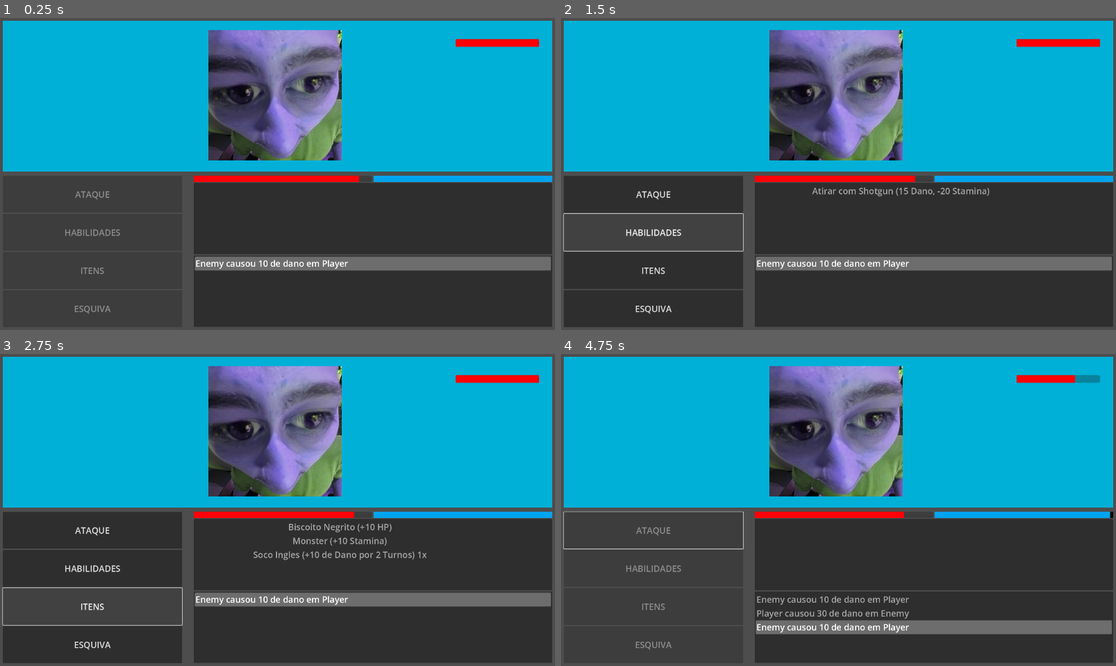
Above: before the commit, frames 1-4 (two rows, left to right).
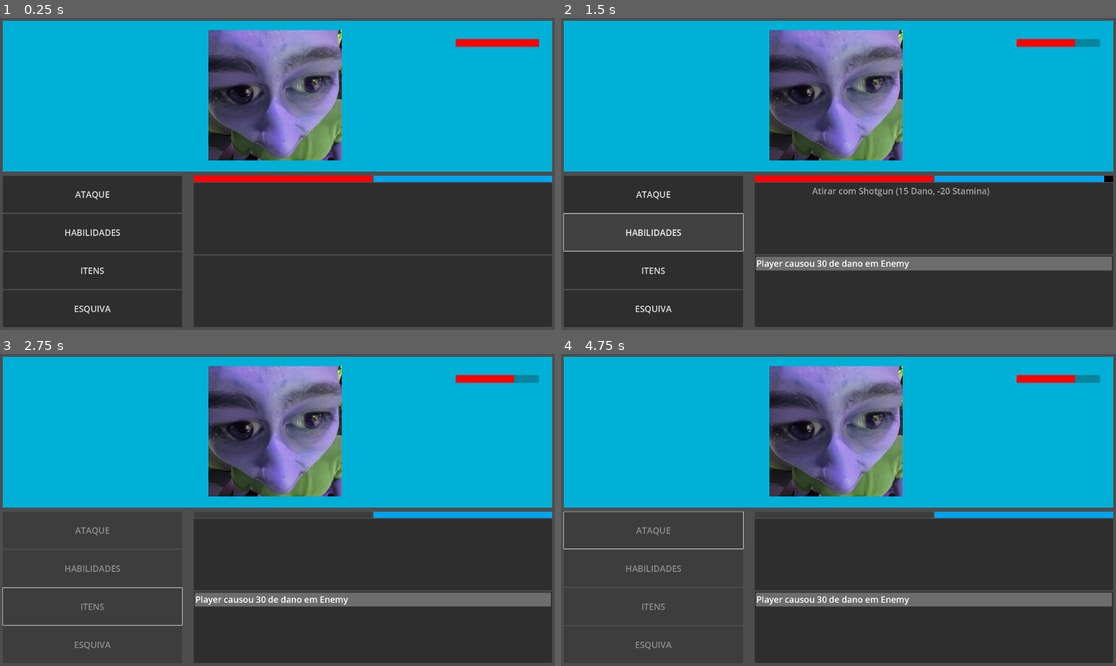
Above: after the commit, the same moments.

Repository: victor-inacio/Prototype-Macro-02
Game: Godot game, scene res://UI.tscn
The game is run twice, just before and just after one commit, with the same random seed, the same clock (stepped at 60 frames per second) and the same inputs.
Inputs (mouse positions are in pixels of both pictures, inside the frame that each line leads up to):
- Up to frame 1 (0.25 s): no input
- Up to frame 2 (1.5 s): click (655, 195) at 0.5 s, where only the run after the commit has a clickable "ATAQUE"; click "HABILIDADES" at 1.25 s
- Up to frame 3 (2.75 s): click (94, 606) at 2 s, where only the run before the commit has a clickable "ITENS"
- Up to frame 4 (4.75 s): click (655, 644) at 2.75 s, where only the run before the commit has a clickable "ESQUIVA"; click (655, 531) at 3.5 s, where only the run before the commit has a clickable "ATAQUE"; move the mouse to (960, 494) at 4.27 s

The runs differ from the first frame. In frame 1, 3.1% of the frame differs, in the area x 11-100%, y 50-95%; in frame 2, 0.5%; in frame 3, 1.9%; in frame 4, 6.5%, in the area x 34-100%, y 50-90%.

Commit message:
Configuração de ataque

Diff:
--- /dev/null
+++ b/Attack.gd
@@ -0,0 +1,31 @@
+class_name Attack extends Resource
+
+
+@export_range(0, 1000)
+var damage: int = 10
+
+@export_range(0, 100)
+var chance_of_damage: int
+
+@export_range(0, 100)
+var execution_time: int = 0
+
+func get_result() -> AttackResult:
+	var result = AttackResult.new()
+	var random = randi_range(0, 100)
+
+	var failedToHit = chance_of_damage < random
+	var isEnqueued = execution_time > 0
+
+	result.failedToHit = failedToHit
+	result.damageGiven = 0 if failedToHit else damage
+	result.isEnqueued = isEnqueued
+	result.roundsToWait = 0 if not isEnqueued else execution_time
+
+	return result
+
+func _ready():
+	pass
+
+func _process(delta):
+	pass
--- /dev/null
+++ b/AttackResult.gd
@@ -0,0 +1,7 @@
+class_name AttackResult
+
+
+var damageGiven: int = 0
+var isEnqueued: bool = false
+var roundsToWait: int = 0
+var failedToHit = false
--- a/Character.gd
+++ b/Character.gd
@@ -13,6 +13,11 @@
 		if (val < 0):
 			stamina = 0
 		stamina_changed.emit(stamina)
+
+@export
+var attacks: Array[Attack] = []
+
+var roundsToWait = 0
 
 signal stamina_changed
 signal on_action
--- a/Enemy.gd
+++ b/Enemy.gd
@@ -9,13 +9,19 @@
 func _process(delta):
 	pass
 
-func play(player: Player):
+func play(player: Player) -> AttackResult:
 	var rand_integer = randi_range(0, 3)
 
-	if (rand_integer == Mode.ITEM):
-		play(player)
-		return
+	#if (rand_integer == Mode.ITEM):
+		#play(player)
+		#return
 
+	var index = randi_range(0, len(attacks) - 1)
+	var attack = attacks[index]
+	var attack_result = attack.get_result()
+
+	_post_play(Character.Mode.ATTACK)
+	return attack_result
 
 
 	match (rand_integer):
@@ -31,5 +37,3 @@
 			var damage = 10
 			player.take_damage(self, damage)
 			pass
-
-	_post_play(rand_integer)
--- a/FightManager.gd
+++ b/FightManager.gd
@@ -15,6 +15,19 @@
 @export
 var enemy: Enemy
 
+var action_queue = {
+	'player': {
+		'action': null,
+		'rounds_to_wait': 0
+	},
+	'enemy': {
+		'action': null,
+		'rounds_to_wait': 0
+	}
+}
+
+var enemy_enqueued_action: AttackResult
+
 var current_fighter: Character:
 	set(val):
 		current_fighter = val
@@ -29,7 +42,35 @@
 	if (val is Player):
 		pass
 	else:
-		enemy.play(player)
+		var queue = action_queue['enemy']['rounds_to_wait']
+
+		if (queue > 0):
+			action_queue['enemy']['rounds_to_wait'] -= 1
+			_toggle_turn()
+			return
+
+		var action: AttackResult = enemy.play(player) if action_queue['enemy']['action'] == null else action_queue['enemy']['action']
+
+		if (action.isEnqueued):
+			if (action_queue['enemy']['action'] == null):
+				action_queue['enemy']['rounds_to_wait'] = action.roundsToWait
+				action_queue['enemy']['action'] = action
+				_toggle_turn()
+				return
+
+
+
+		var damage = action.damageGiven
+
+		player.life -= damage
+
+
+
+
+
+func _enqueue_action(target: String, action: AttackResult):
+	action_queue[target]['action'] = action
+	action_queue[target]['rounds_to_wait'] = action.roundsToWait
 
 
 func _toggle_turn():
--- a/UI.tscn
+++ b/UI.tscn
@@ -1,10 +1,11 @@
-[gd_scene load_steps=13 format=3 uid="uid://cpohvip15wwc0"]
+[gd_scene load_steps=16 format=3 uid="uid://cpohvip15wwc0"]
 
 [ext_resource type="Script" path="res://UIManager.gd" id="1_t5ara"]
 [ext_resource type="Script" path="res://Enemy.gd" id="2_0wyy1"]
 [ext_resource type="Texture2D" uid="uid://by6d4808paoev" path="res://WhatsApp Image 2024-09-03 at 00.21.10.jpeg" id="3_8nt5c"]
 [ext_resource type="Script" path="res://FightManager.gd" id="3_bv7wc"]
 [ext_resource type="Script" path="res://Player.gd" id="4_aeuey"]
+[ext_resource type="Script" path="res://Attack.gd" id="6_371bw"]
 
 [sub_resource type="Theme" id="Theme_oxgsn"]
 
@@ -20,10 +21,22 @@
 bg_color = Color(3.7608e-06, 0.64143, 0.931699, 1)
 corner_detail = 1
 
+[sub_resource type="Resource" id="Resource_bd3lj"]
+script = ExtResource("6_371bw")
+damage = 100
+chance_of_damage = 100
+execution_time = 1
+
 [sub_resource type="Theme" id="Theme_2kcyw"]
 
 [sub_resource type="StyleBoxFlat" id="StyleBoxFlat_hmmug"]
 bg_color = Color(1, 0, 0, 1)
+
+[sub_resource type="Resource" id="Resource_svy1a"]
+script = ExtResource("6_371bw")
+damage = 10
+chance_of_damage = 0
+execution_time = 0
 
 [node name="Control" type="Control" node_paths=PackedStringArray("fight_manager")]
 layout_mode = 3
@@ -177,6 +190,7 @@
 grow_horizontal = 2
 size_flags_horizontal = 4
 script = ExtResource("2_0wyy1")
+attacks = Array[ExtResource("6_371bw")]([SubResource("Resource_bd3lj")])
 metadata/_edit_use_anchors_ = true
 
 [node name="TextureRect" type="TextureRect" parent="Enemy"]
@@ -224,6 +238,7 @@
 [node name="Player" type="Node2D" parent="."]
 position = Vector2(-3, 0)
 script = ExtResource("4_aeuey")
+attacks = Array[ExtResource("6_371bw")]([SubResource("Resource_svy1a"), null])
 
 [connection signal="pressed" from="MarginContainer/VBoxContainer/HBoxContainer2/HBoxContainer/VBoxContainer/AttackButton" to="." method="_on_attack_button_pressed"]
 [connection signal="pressed" from="MarginContainer/VBoxContainer/HBoxContainer2/HBoxContainer/VBoxContainer/SkillButton" to="." method="_on_skill_button_pressed"]
